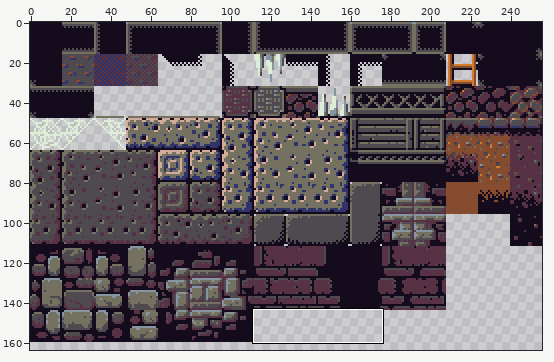
Sprite sheet, stored at src/assets/images/tileset.png. The picture above shows the old version from afar; the outline marks the close-up.
Close-up. First the earlier version:
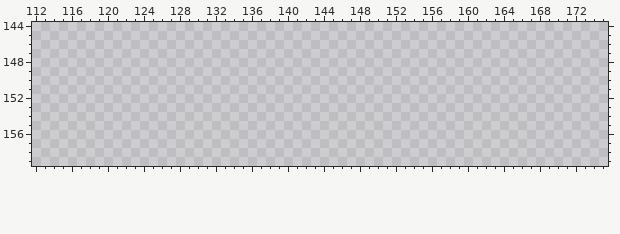
The file is 256x256 pixels. Shown: x 112..175, y 144..159. The wide view leaves out empty margins.
And afterwards:
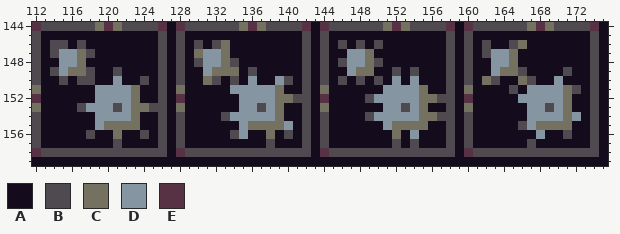
Palette (. is transparent): A #140c1c  B #4e4a4f  C #757161  D #8595a1  E #563244
What changed:
{"y":144,"x":112,"old":"................................................................","new":"EBBBBBBCECBBBBEAEBBBBBBCECBBBBEAEBBBBBBCECBBBBEAEBBBBBBCECBBBBEA"}
{"y":145,"x":112,"old":"................................................................","new":"BAAAAAAAAAAAAABABAAAAAAAAAAAAABABAAAAAAAAAAAAABABAAAAAAAAAAAAABA"}
{"y":146,"x":112,"old":"................................................................","new":"BABBABAAAAAAAABABABABCAAAAAAAABABABABABAAAAAAABABABAABCAAAAAAABA"}
{"y":147,"x":112,"old":"................................................................","new":"BABDDCBAAAAAAABABACDDCAAAAAAAABABAADDCAAAAAAAABABABDDCAAAAAAAABA"}
{"y":148,"x":112,"old":"................................................................","new":"BAADDCAAAAAAAABABABDDCBAAAAAAABABABDDCBAAAAAAABABAADDCAAAAAAAABA"}
{"y":149,"x":112,"old":"................................................................","new":"BABDCCBAABAAAABABAADCCCABAAAAABABAADCCAABABAAABABAADCCBAAAABAABA"}
{"y":150,"x":112,"old":"................................................................","new":"BAABABBAADAABABABAACBABADAADBABABABABABADADAAABABACBAACBAADAAABA"}
{"y":151,"x":112,"old":"................................................................","new":"CAAAAAADDDDCAABACAAAAADDDDDCAABACAAAAAADDDDCAABACAAAABADDDDCBABA"}
{"y":152,"x":112,"old":"................................................................","new":"EAAAAAADDDDCAABAEAAAAAADDDDCCBBAEAAAABDDDDDCCBBAEAAAAADDDDDCAABA"}
{"y":153,"x":112,"old":"................................................................","new":"CAAAABDDDBDCCBBACAAAAAADDBDCAABACAAAAAADDBDCAABACAAAAAADDBDCAABA"}
{"y":154,"x":112,"old":"................................................................","new":"BAAAAAADDDDCAABABAAAABDDDDDCAABABAAAABDDDDDCCBBABAAAAAADDDDCDABA"}
{"y":155,"x":112,"old":"................................................................","new":"BAAAAAADCCCCAABABAAAAAADCCCCDABABAAAAAADCCCCAABABAAAAABDCCCCAABA"}
{"y":156,"x":112,"old":"................................................................","new":"BAAAAABAACAABABABAAAAABDAACABABABAAAAAAACADAAABABAAAAAAADAABAABA"}
{"y":157,"x":112,"old":"................................................................","new":"BAAAAAAAABAAAABABAAAAAAAAABAAABABAAAAAAABABAAABABAAAAAABAAAAAABA"}
{"y":158,"x":112,"old":"................................................................","new":"EBBBBBBBBBBBBBBAEBBBBBBBBBBBBBBAEBBBBBBBBBBBBBBAEBBBBBBBBBBBBBBA"}
{"y":159,"x":112,"old":"................................................................","new":"AAAAAAAAAAAAAAAAAAAAAAAAAAAAAAAAAAAAAAAAAAAAAAAAAAAAAAAAAAAAAAAA"}
{"label":"added","picture_box":[32,22,608,166]}
